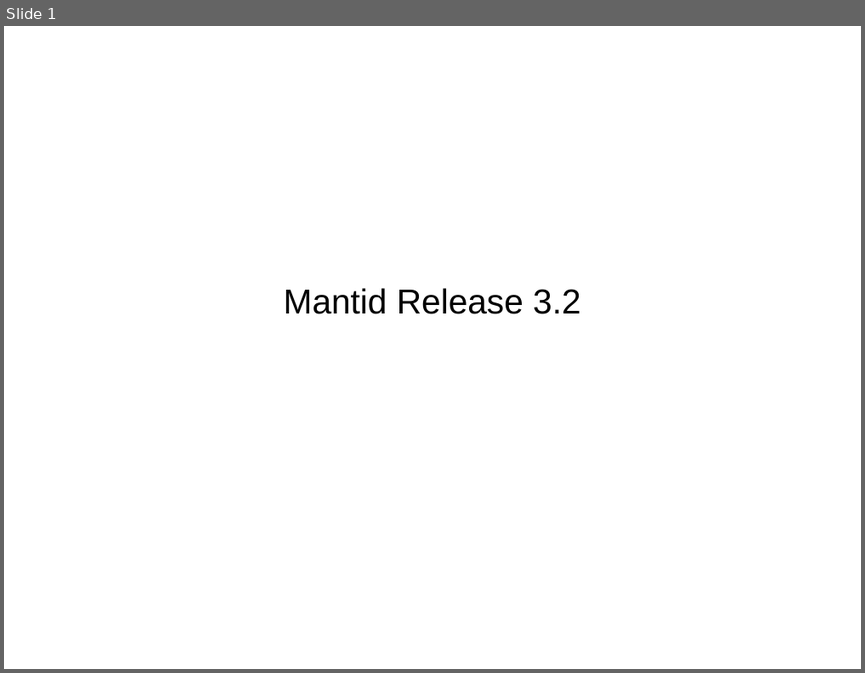
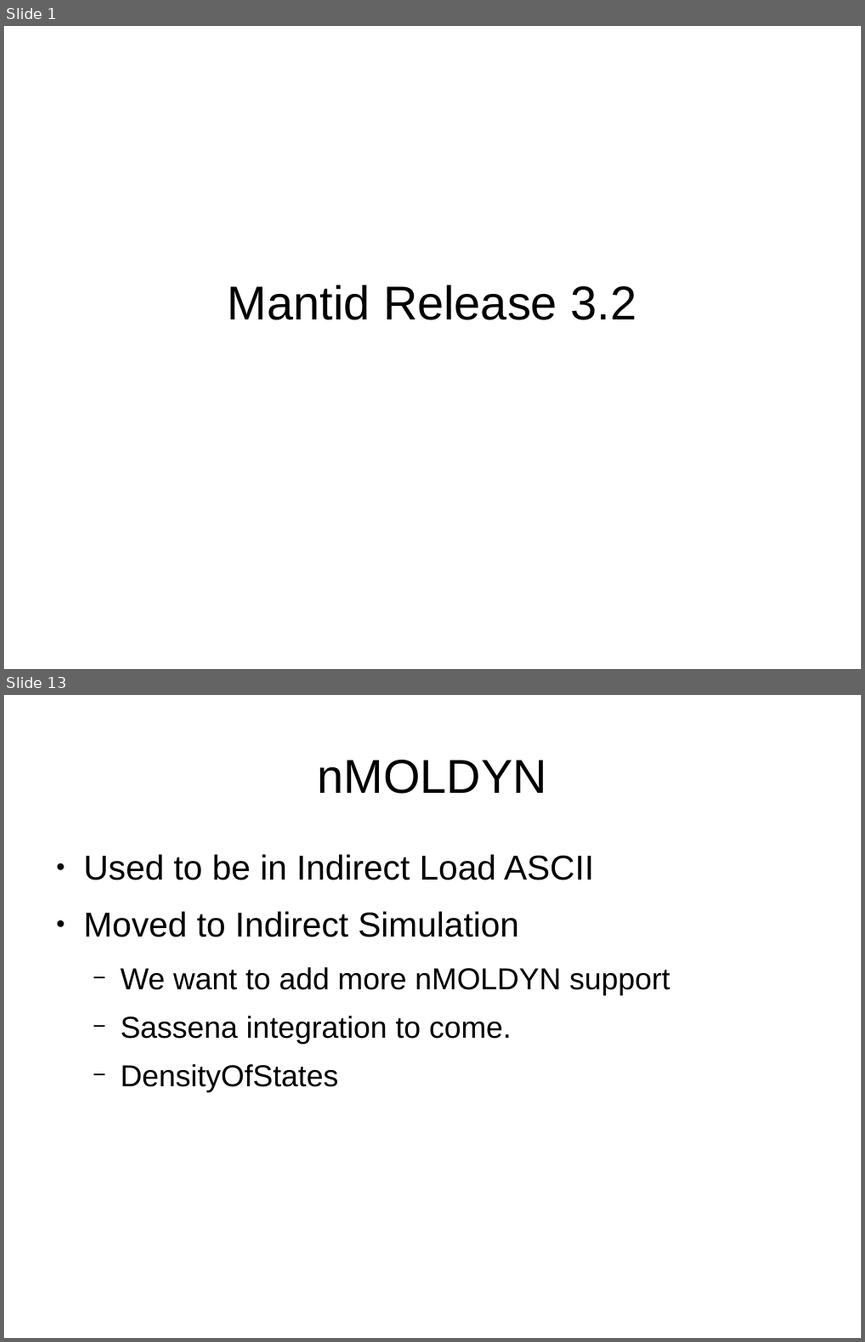
Before and after one commit to samueljackson92/documents, a slide deck: RAL/msg_presentation.odp. Shown one above the other, each under a label of ours: slide 1 before the commit, slides 1 and 13 after it; the slides between them are not shown. The pictures are 865x673 and 865x1342 pixels, drawn with LibreOffice and Linux fonts; fonts in the diff are those of the drawing. Boxes give left, top, right and bottom in pixels: in the first picture for what was removed or moved away, otherwise in the second. Text is boxed around its words. In the diff, an @@ line names an element or a change of style, - is before the commit and + after.

```diff
--- a/RAL/msg_presentation.odp
+++ b/RAL/msg_presentation.odp
@@ slide 13 added at [4,695,861,1338], background #FFFFFF @@
@@ title added at [318,760,547,794], 44 pt, text #000000 @@
+nMOLDYN
@@ text added at [84,854,670,1092], 28 pt, text #000000 @@
+● Used to be in Indirect Load ASCII
+● Moved to Indirect Simulation
+  − We want to add more nMOLDYN support
+  − Sassena integration to come.
+  − DensityOfStates
@@ slide 1 changed as well @@
@@ subtitle "Mantid Release 3.2" at [228,284,636,320]: size 32 to 44 pt @@
```
Also in this commit, not shown: 13 other slides added, 2 slides removed.
